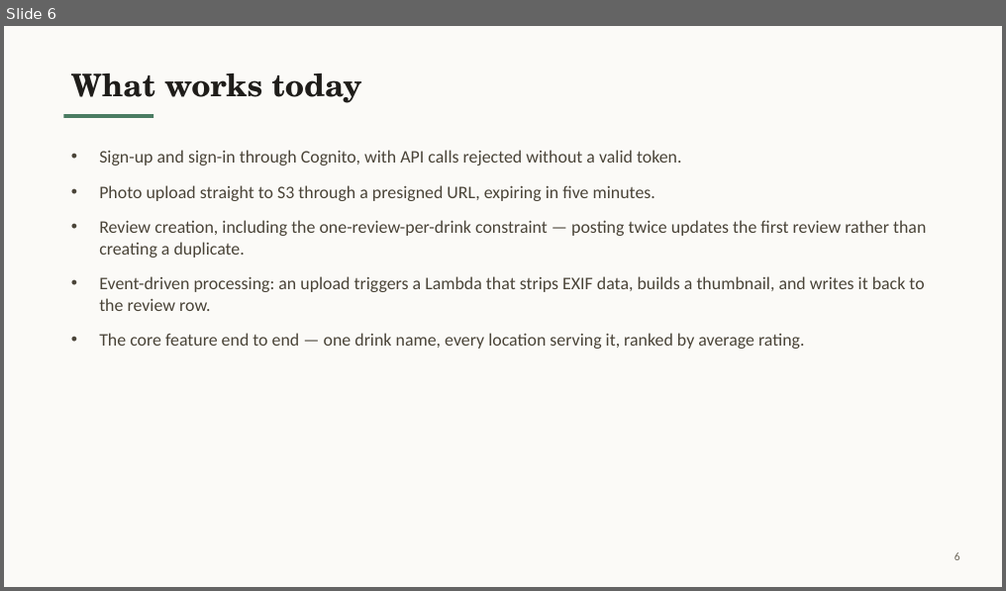
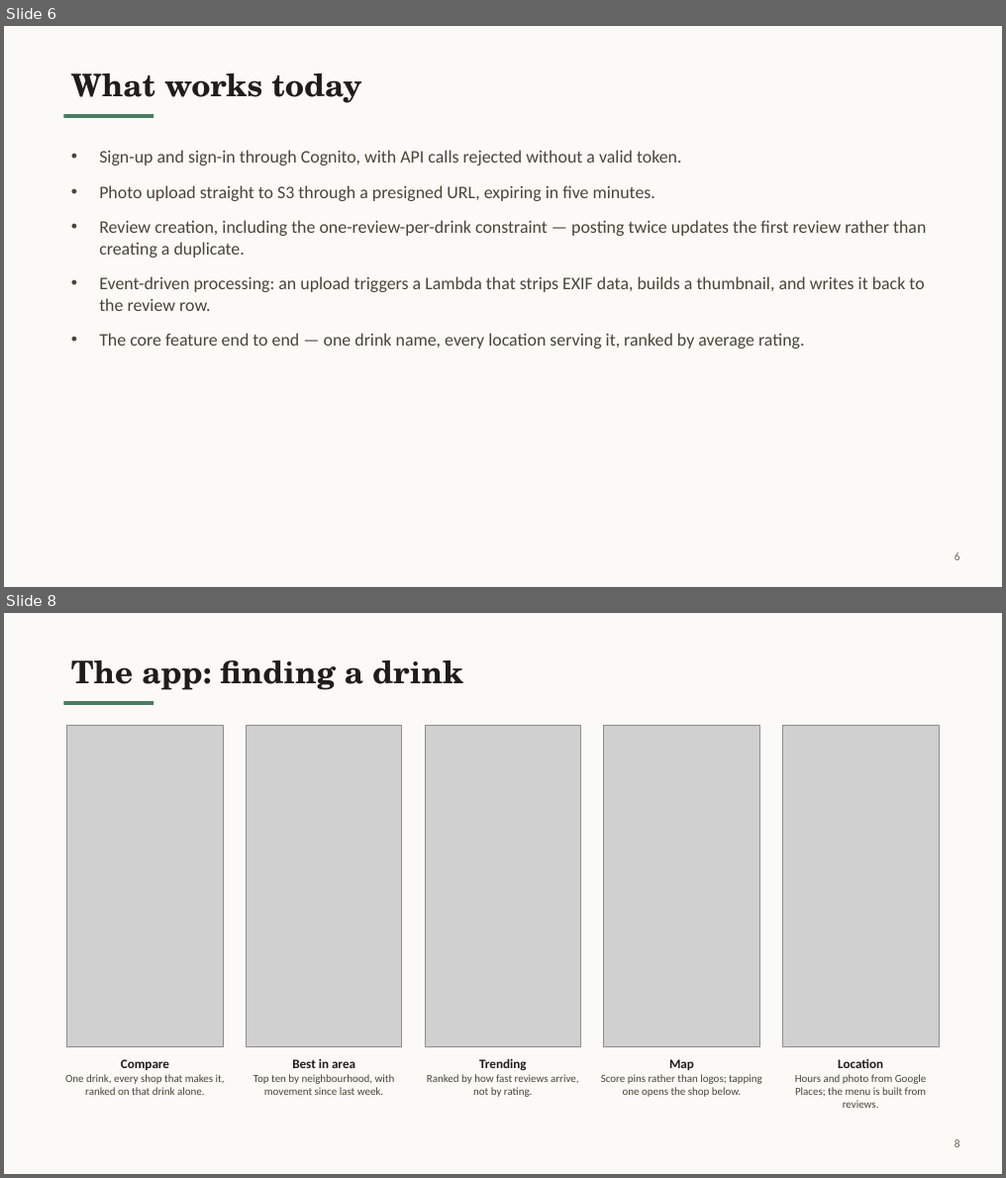
Before and after one commit to MangakingO/Sip, a slide deck: sip-repo/docs/GroupNN-Sip.pptx. Shown one above the other, each under a label of ours: slide 6 before the commit, slides 6 and 8 after it; the slides between them are not shown. The pictures are 1006x591 and 1006x1178 pixels, drawn with LibreOffice and Linux fonts; fonts in the diff are those of the drawing; grey boxes stand for pictures. Boxes give left, top, right and bottom in pixels: in the first picture for what was removed or moved away, otherwise in the second. Text is boxed around its words. In the diff, an @@ line names an element or a change of style, - is before the commit and + after.

```diff
--- a/sip-repo/docs/GroupNN-Sip.pptx
+++ b/sip-repo/docs/GroupNN-Sip.pptx
@@ slide 8 added at <box>4,613,1002,1174</box>, background #FBFAF7; not listed: 1 template element that a slide beside it also shows @@
@@ title added at <box>71,661,463,690</box>, 30 pt, text #1F1D1A, bold @@
+The app: finding a drink
@@ picture added at <box>67,725,223,1048</box> @@
@@ picture added at <box>246,725,402,1048</box> @@
@@ picture added at <box>425,725,580,1048</box> @@
@@ picture added at <box>604,725,759,1048</box> @@
@@ picture added at <box>782,725,939,1048</box> @@
@@ text added at <box>65,1059,225,1095</box>, 10.5 pt, text #4A4438 @@
+Compare
+One drink, every shop that makes it, ranked on that drink alone.
@@ text added at <box>253,1059,395,1095</box>, 10.5 pt, text #4A4438 @@
+Best in area
+Top ten by neighbourhood, with movement since last week.
@@ text added at <box>427,1059,578,1097</box>, 10.5 pt, text #4A4438 @@
+Trending
+Ranked by how fast reviews arrive, not by rating.
@@ text added at <box>601,1059,762,1097</box>, 10.5 pt, text #4A4438 @@
+Map
+Score pins rather than logos; tapping one opens the shop below.
@@ text added at <box>795,1059,927,1108</box>, 10.5 pt, text #4A4438 @@
+Location
+Hours and photo from Google Places; the menu is built from reviews.
@@ page number added at <box>954,1140,960,1148</box>, 11 pt, text #6B6558 @@
+8
```
Also in this commit, not shown: 3 other slides added, 1 slide removed, 3 other files.
